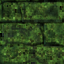
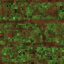
Layers edited between the first and the second (64, 64) image:
hid "Copie de mossy #3" over [0, 0, 64, 64]
added layer "mossy_top_rubble" above "Copie de castle_pavement_brick.png #1" over [0, 0, 64, 64]
hid "Copie de castle_dungeon_stone.png #1" over [0, 0, 64, 64]
